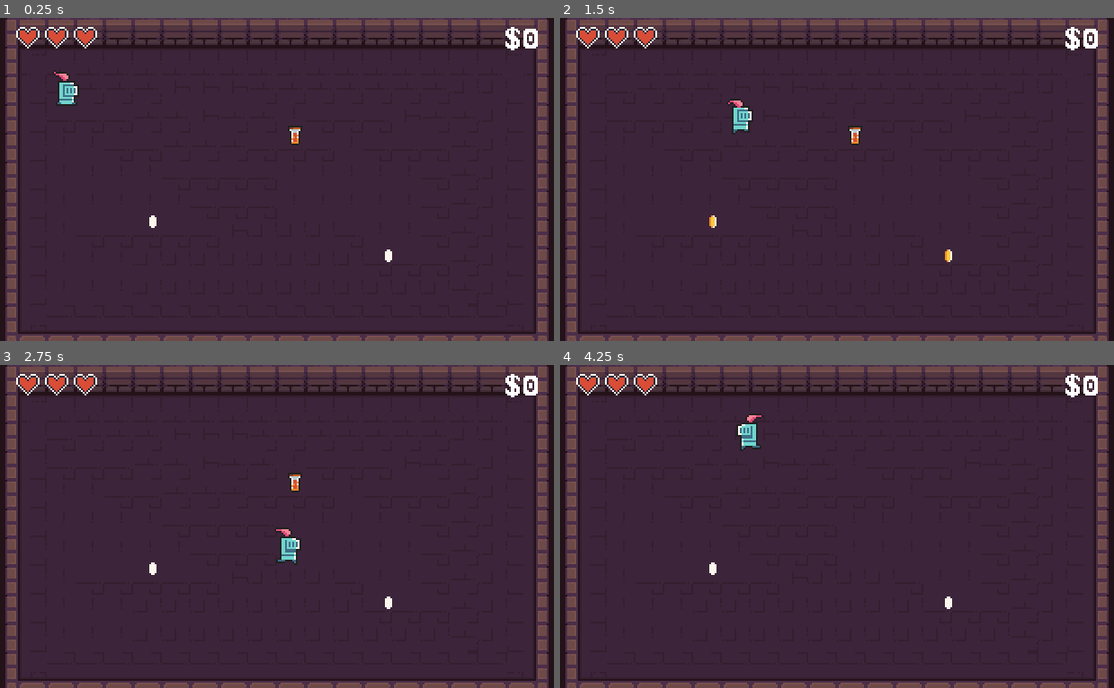
Above: before the commit, frames 1-4 (two rows, left to right).
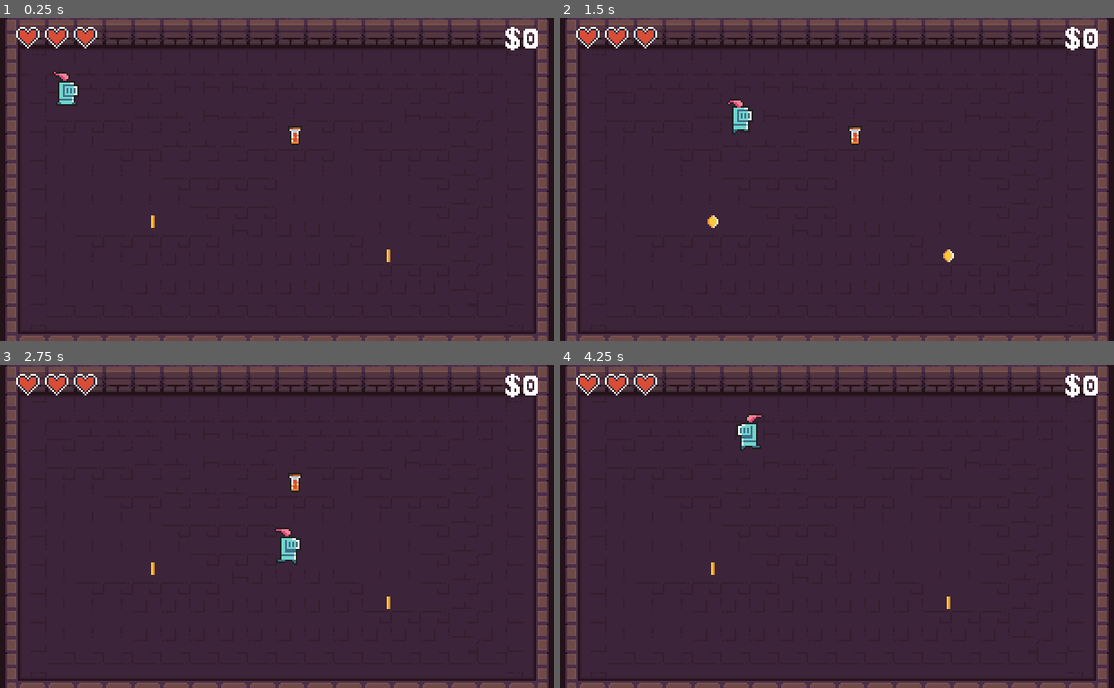
Above: after the commit, the same moments.

Repository: eleniums/dungeon-crawler
Game: Godot game, scene res://levels/sandbox/Sandbox.tscn
Same seed, same stepped clock (60 frames per second), same inputs: the game is played once before the commit and once after it.
Inputs:
- Up to frame 1 (0.25 s): no input
- Up to frame 2 (1.5 s): hold Right (ui_right) 0.53-1.28 s; hold Down (ui_down) from 1.28 s (still down)
- Up to frame 3 (2.75 s): release Down (ui_down) at 2.03 s; hold Right (ui_right) from 2.03 s (still down)
- Up to frame 4 (4.25 s): release Right (ui_right) at 2.78 s; hold Up (ui_up) 2.78-3.53 s; hold Left (ui_left) from 3.53 s (still down)

The runs differ from the first frame. In frame 1, less than 0.1% of the frame differs, in the area x 26-71%, y 61-76%; in frame 2, less than 0.1%; in frame 3, less than 0.1%; in frame 4, less than 0.1%.

Commit message:
Fix to actually disable items

Diff:
--- a/doodads/coin/Coin.gd
+++ b/doodads/coin/Coin.gd
@@ -17,7 +17,6 @@
 
 
 func _on_Coin_area_entered(_area):
-	self.set_process(false)
-	self.hide()
+	queue_free()
 	Stats.money += 1
 	print("collected coin, +1 to money: " + str(Stats.money))
--- a/doodads/coin/Coin.tscn
+++ b/doodads/coin/Coin.tscn
@@ -37,6 +37,7 @@
 
 [node name="AnimatedSprite" type="AnimatedSprite" parent="."]
 frames = SubResource( 5 )
+frame = 1
 playing = true
 
 [node name="CollisionShape2D" type="CollisionShape2D" parent="."]
--- a/doodads/health_potion/HealthPotion.gd
+++ b/doodads/health_potion/HealthPotion.gd
@@ -27,8 +27,7 @@
    return LARGE_POTION
 
 func _on_HealthPotion_area_entered(_area):
-	self.set_process(false)
-	self.hide()
+	queue_free()
 	Stats.current_hp += healing_potency
 	if Stats.current_hp > Stats.max_hp:
 		Stats.current_hp = Stats.max_hp
